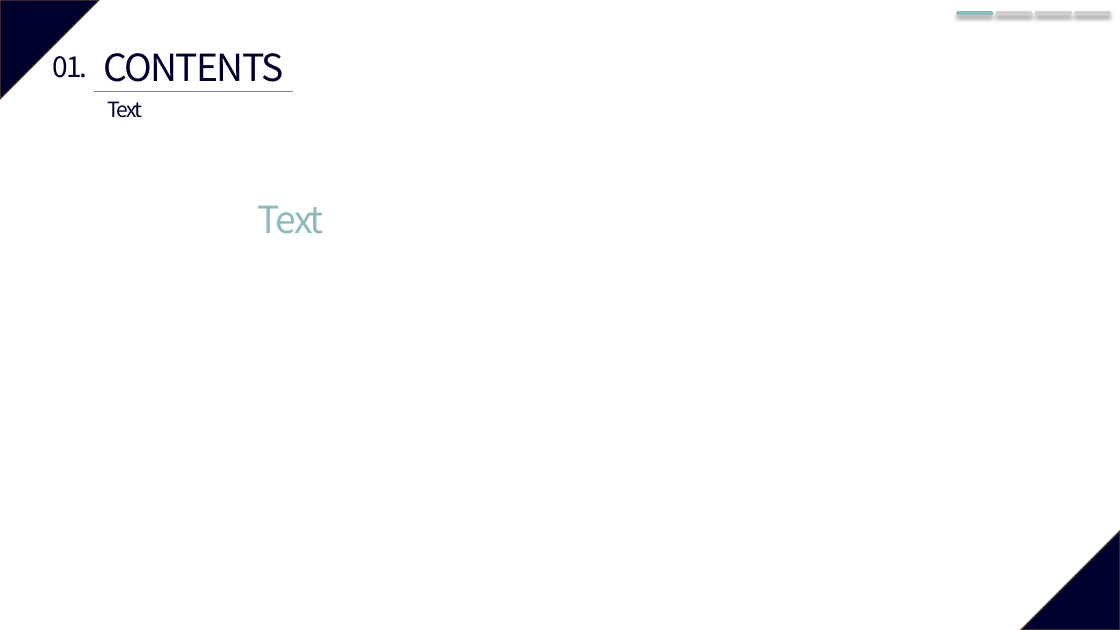
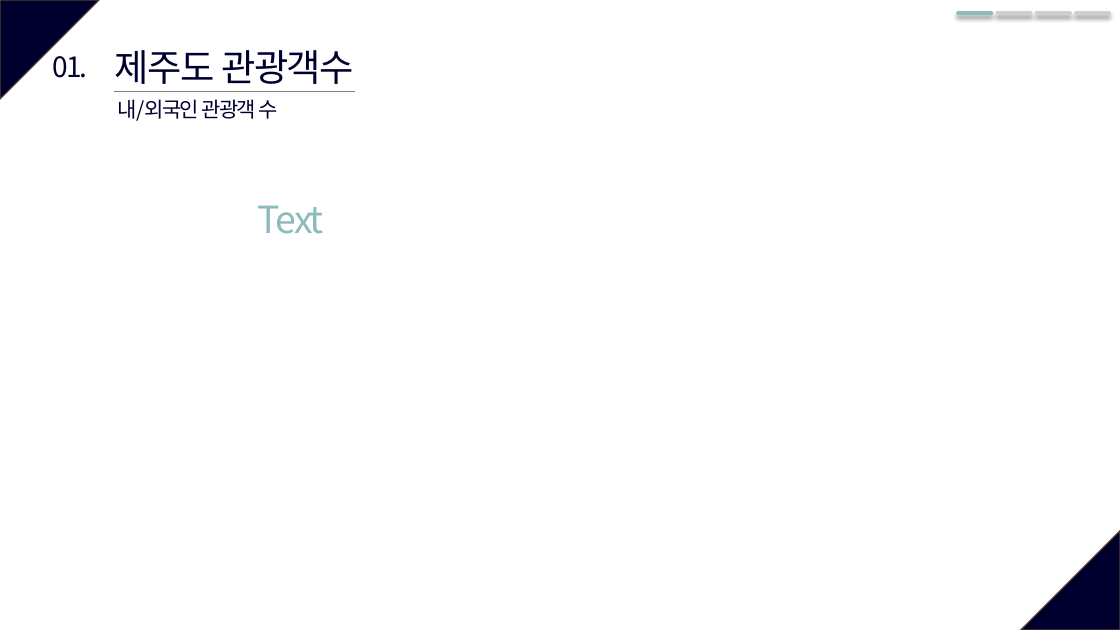
Before and after one commit to so-jeong0127/6-project, a slide deck: slide 4 of 6조_외부환경영향.pptx. Drawn at 1120x630 pixels with LibreOffice and Linux fonts; fonts in the diff are those of the drawing. Boxes give left, top, right and bottom in pixels: in the first picture for what was removed or moved away, otherwise in the second. Text is boxed around its words. In the diff, an @@ line names an element or a change of style, - is before the commit and + after.

```diff
--- a/6조_외부환경영향.pptx
+++ b/6조_외부환경영향.pptx
@@ text at <box>115,50,354,84</box>: text changed @@
-CONTENTS
+제주도 관광객수
@@ line moved from (94, 91) - (292, 91) to (114, 91) - (355, 91) @@
@@ text at <box>117,99,277,121</box>: text changed @@
-Text
+내/외국인 관광객 수
```
Also in this commit, not shown: 8 other slides changed, 4 slides added.
